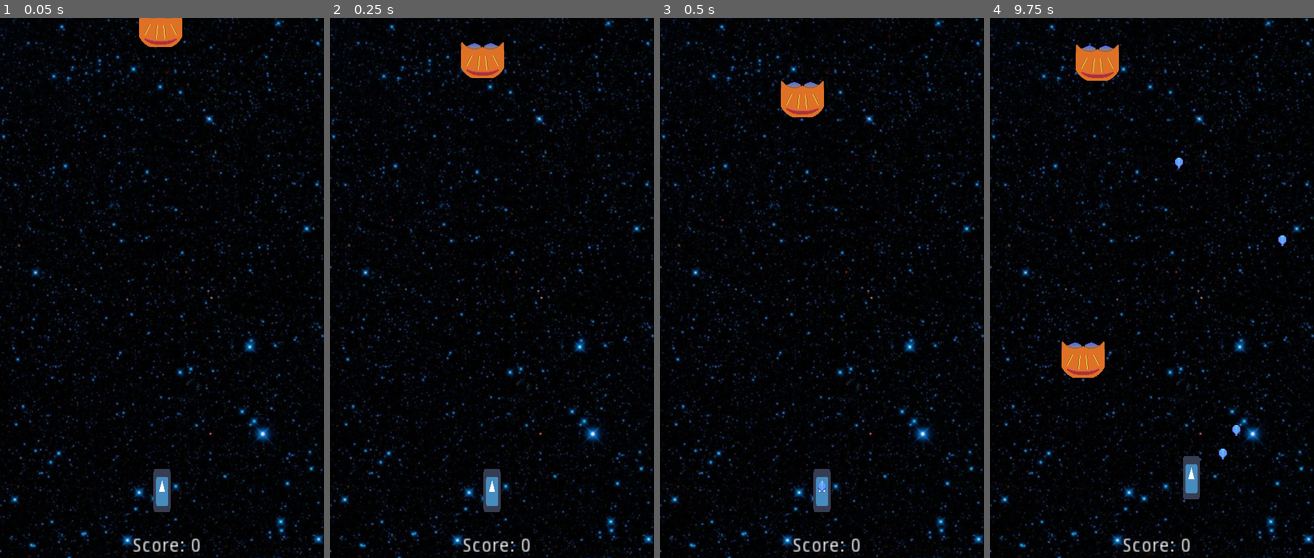
Above: before the commit, frames 1-4 (left to right).
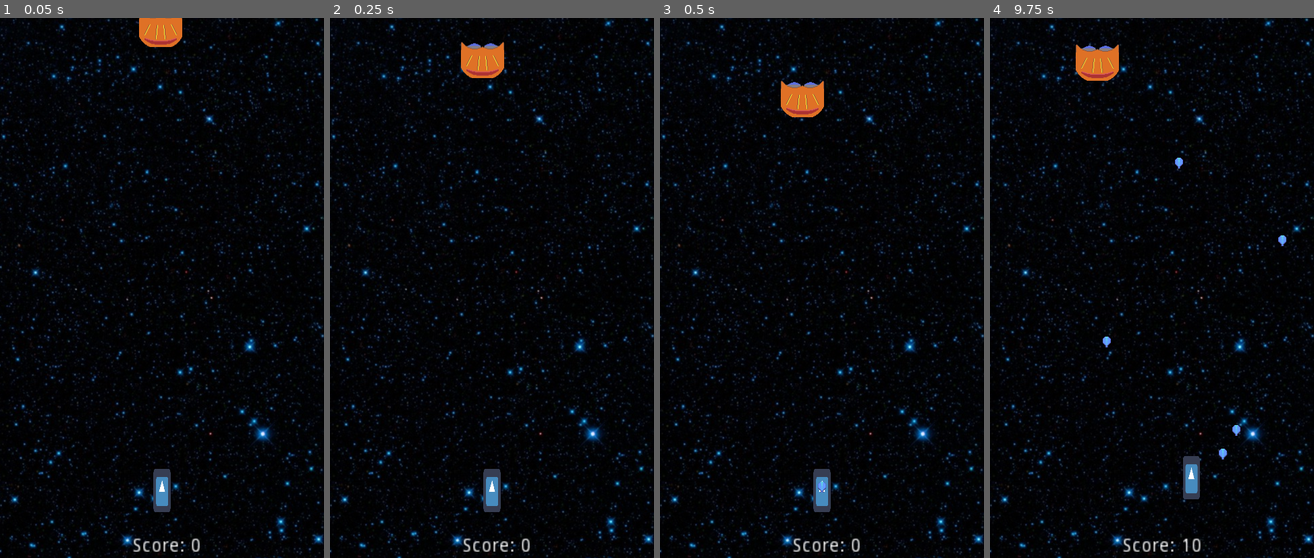
Above: after the commit, the same moments.

Repository: brendantfitzgerald/Project_01
Game: Godot game, scene res://Main.tscn
The game is run twice, just before and just after one commit, with the same random seed, the same clock (stepped at 60 frames per second) and the same inputs. The engine's default icon, where the game draws it, is replaced by a stand-in: a white triangle on a blue panel in a dark square.
Inputs (mouse positions are in pixels of both pictures, inside the frame that each line leads up to):
- Up to frame 1 (0.05 s): no input
- Up to frame 2 (0.25 s): no input
- Up to frame 3 (0.5 s): no input
- Up to frame 4 (9.75 s): tap Enter (restart_game) at 0.5, 5, 8 s; move the mouse to (1223, 261) at 0.52 s; hold Right (ui_right) 0.53-2.03 s; click (1223, 261) at 0.6 s; tap Up (ui_up) at 0.77, 1.52, 3.02, 3.77, 4.52, 6.02, 6.77, 7.52, 9.02 s; move the mouse to (1087, 315) at 1.27 s; click (1087, 315) at 1.35 s; move the mouse to (1184, 169) at 2.02 s; hold Left (ui_left) 2.03-2.78 s; click (1184, 169) at 2.1 s; move the mouse to (1135, 396) at 2.77 s; hold Right (ui_right) 2.78-4.28 s; click (1135, 396) at 2.85 s; move the mouse to (1249, 369) at 3.52 s; click (1249, 369) at 3.6 s; move the mouse to (1054, 207) at 4.27 s; hold Left (ui_left) 4.28-5.03 s; click (1054, 207) at 4.35 s; move the mouse to (1168, 288) at 5.02 s; hold Right (ui_right) 5.03-5.78 s; click (1168, 288) at 5.1 s; move the mouse to (1103, 153) at 5.77 s; hold Left (ui_left) 5.78-7.28 s; click (1103, 153) at 5.85 s; move the mouse to (1223, 261) at 6.52 s; click (1223, 261) at 6.6 s; move the mouse to (1087, 315) at 7.27 s; hold Right (ui_right) 7.28-9.53 s; click (1087, 315) at 7.35 s; move the mouse to (1184, 169) at 8.02 s; click (1184, 169) at 8.1 s; move the mouse to (1135, 396) at 8.77 s; click (1135, 396) at 8.85 s; move the mouse to (1249, 369) at 9.52 s; hold Left (ui_left) from 9.53 s (still down); click (1249, 369) at 9.6 s

Frames 1-3 are identical in both runs. In frame 4, 0.9% of the frame differs, in the area x 22-74%, y 59-99%.

Commit message:
add additional weapons and make them fire alongside the existing one

Diff:
--- a/Project_01/Main.tscn
+++ b/Project_01/Main.tscn
@@ -1,8 +1,9 @@
-[gd_scene load_steps=9 format=2]
+[gd_scene load_steps=10 format=2]
 
 [ext_resource path="res://icon.png" type="Texture" id=1]
 [ext_resource path="res://15796-space-galaxy.jpg" type="Texture" id=2]
 [ext_resource path="res://Player.gd" type="Script" id=3]
+[ext_resource path="res://Weapons/Weapon.tscn" type="PackedScene" id=4]
 [ext_resource path="res://Incomer.tscn" type="PackedScene" id=5]
 [ext_resource path="res://IncomerSpawnTimer.gd" type="Script" id=6]
 [ext_resource path="res://Main.gd" type="Script" id=7]
@@ -39,6 +40,22 @@
 [node name="CollisionShape2D" type="CollisionShape2D" parent="Player/Area2D"]
 shape = SubResource( 1 )
 
+[node name="Weapons" type="Node2D" parent="Player"]
+position = Vector2( -6, -7 )
+scale = Vector2( 0.025, 0.01 )
+
+[node name="Weapon_main" parent="Player/Weapons" instance=ExtResource( 4 )]
+
+[node name="Weapon_right" parent="Player/Weapons" instance=ExtResource( 4 )]
+visible = false
+position = Vector2( 274.923, 701.416 )
+weapon_type = "right"
+
+[node name="Weapon_left" parent="Player/Weapons" instance=ExtResource( 4 )]
+visible = false
+position = Vector2( 197.998, 701.18 )
+weapon_type = "left"
+
 [node name="Incomer" parent="." groups=[
 "Enemies",
 ] instance=ExtResource( 5 )]
@@ -68,5 +85,6 @@
 [node name="AutoShotTimer" type="Timer" parent="."]
 wait_time = 0.5
 autostart = true
+
 [connection signal="timeout" from="IncomerSpawnTimer" to="IncomerSpawnTimer" method="_on_IncomerSpawnTimer_timeout"]
 [connection signal="timeout" from="AutoShotTimer" to="Player" method="_on_AutoShotTimer_timeout"]
--- a/Project_01/Player.gd
+++ b/Project_01/Player.gd
@@ -1,4 +1,10 @@
 extends Node2D
+
+#onready var weapon = $Weapon
+#could have this instead:
+onready var weapons = $Weapons.get_children()
+#the order of the weapons will matter here, since it matters which is which...
+#having the list of weapons be based on the children on the weapons node seems instable....
 
 
 # Declare member variables here. Examples:
@@ -38,7 +44,24 @@
 		position.x = width
 	# Weapon
 	if Input.is_action_just_pressed("fire_projectile"):
-		go.spawn_instance("Projectile", position.x, position.y)
+		#make relevant weapon fire
+		#this is janky as fuck and probably stupid.
+		#will at the very least want to make different projectile types (the first argument of the fire funtion)
+		#and make the projectiles spawn where the left/right weapons would be.
+		#all this said, I have no idea if a left/right weapon is what you had in mind when replacing left/right movement.
+		for weapon in weapons:
+			if weapon.weapon_type == "main":
+				weapon.fire("Projectile", position.x, position.y);
+				print("main fired")
+			if weapon.weapon_type == "left":
+				weapon.fire("Projectile", position.x, position.y);
+				print("left fired")
+			if weapon.weapon_type == "right":
+				weapon.fire("Projectile", position.x, position.y);
+				print("right fired")
+
+
+
 
 
 func _on_AutoShotTimer_timeout():
--- /dev/null
+++ b/Project_01/Weapon.gd
@@ -0,0 +1,17 @@
+extends Node2D
+
+export var weapon_type = "main"
+#the if statements in the fire function and this array are dumb as hell. find a better way to do this.
+var weapons_active = [1,0,0] #main, left, right
+
+#left weapon gets fired from certain coordinates with certain bullet type
+#right weapons VVV
+#which weapon, what coordinates, what bullet?
+
+# Called when the node enters the scene tree for the first time.
+func _ready():
+	pass # Replace with function body.
+
+
+func fire(projectile_type, x, y):
+	go.spawn_instance(projectile_type, x, y)
--- /dev/null
+++ b/Project_01/Weapons/Weapon.tscn
@@ -0,0 +1,8 @@
+[gd_scene load_steps=2 format=2]
+
+[ext_resource path="res://Weapon.gd" type="Script" id=1]
+
+[node name="Weapon" type="Node2D"]
+position = Vector2( 240, 700 )
+scale = Vector2( 40, 100 )
+script = ExtResource( 1 )
--- a/Project_01/project.godot
+++ b/Project_01/project.godot
@@ -10,7 +10,6 @@
 
 _global_script_classes=[  ]
 _global_script_class_icons={
-
 }
 
 [application]
